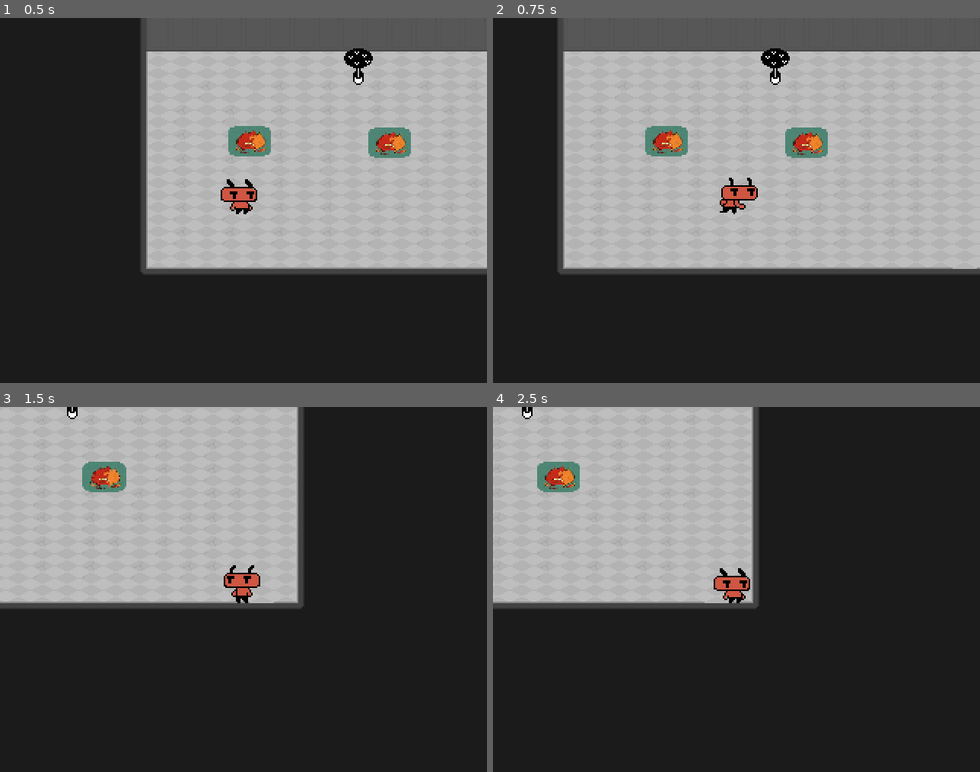
Above: before the commit, frames 1-4 (two rows, left to right).
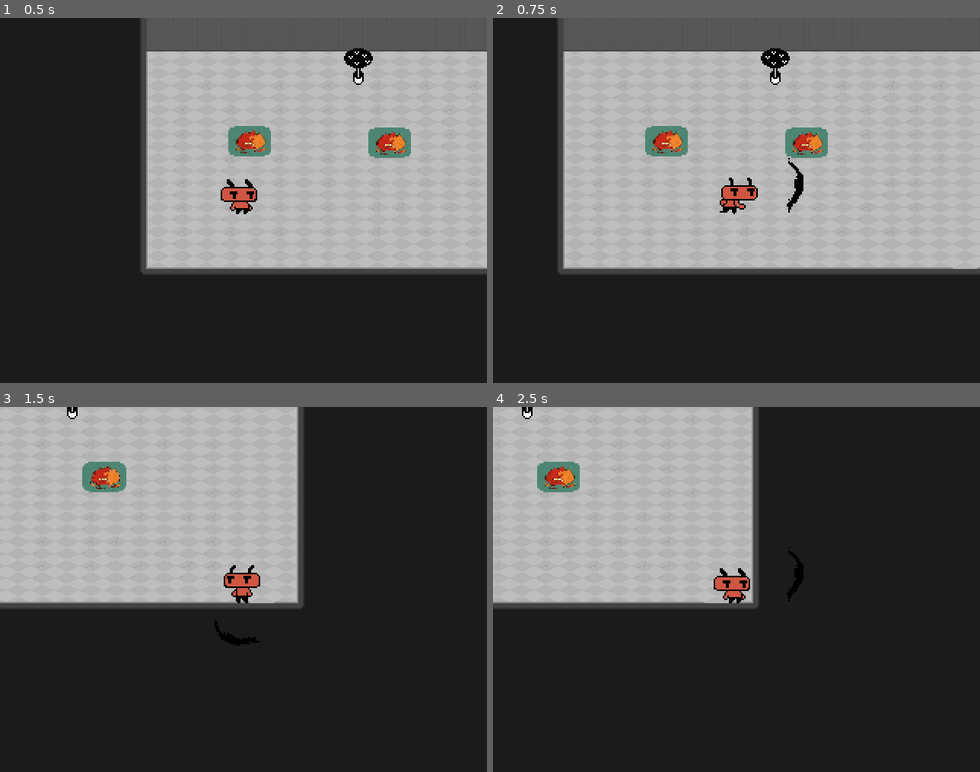
Above: after the commit, the same moments.

Repository: dead-rabbit-studio/hell-scout
Game: Godot game, scene res://main_game.tscn
The game is run twice, just before and just after one commit, with the same random seed, the same clock (stepped at 60 frames per second) and the same inputs.
Inputs:
- Up to frame 1 (0.5 s): no input
- Up to frame 2 (0.75 s): tap Enter at 0.5 s; hold Right (move_right) from 0.53 s (still down); tap Space (attack) at 0.6 s
- Up to frame 3 (1.5 s): release Right (move_right) at 1.28 s; hold Down (move_down) from 1.28 s (still down); tap Space (attack) at 1.35 s
- Up to frame 4 (2.5 s): release Down (move_down) at 2.03 s; hold Right (move_right) from 2.03 s (still down); tap E (interact) at 2.1 s; tap Space (attack) at 2.3 s

Frame 1 is identical in both runs. In frame 2, 0.2% of the frame differs, in the area x 60-64%, y 38-54%; in frame 3, 0.2%; in frame 4, 0.2%.

Commit message:
fix: melee attack animation and lifecycle
- Fix melee attack instance management in Player.gd
- Add debug logging to track animation states
- Set animation to not loop in melee_attack.tscn
- Properly initialize melee attack with position and direction
- Fix signal connections and cleanup
- Remove outdated code references

Diff:
--- a/player/scouter/Player.gd
+++ b/player/scouter/Player.gd
@@ -17,7 +17,8 @@
 var _current_direction_vector: Vector2 = Vector2.ZERO
 var _last_direction: Vector2 = Vector2.RIGHT
 
-var _MeleeAttack: Area2D = preload(R.scenes.melee_attack).instantiate()
+var _melee_attack_scene = preload(R.scenes.melee_attack)
+var _current_melee_attack: Area2D = null
 
 func take_damage(damage: float):
 	health.damage(damage)
@@ -25,19 +26,14 @@
 func die():
 	print_debug(R.strings.player_has_died)
 	controller.is_enabled = false
-	remove_child(_MeleeAttack)
+	if _current_melee_attack != null:
+		_current_melee_attack.queue_free()
+		_current_melee_attack = null
 	animation_tree.active = false
 
 func _ready() -> void :
 	health.max_health = max_health
 	health.is_mortal = true
-	connect("changed_direction", _MeleeAttack._on_player_changed_direction)
-	connect("player_position_update", _MeleeAttack._on_player_position_update)
-
-func _process(_delta: float) -> void:
-	if is_alive:
-		if _MeleeAttack.get_parent() != null && !_MeleeAttack.is_attacking:
-			remove_child(_MeleeAttack)
 
 func _physics_process(_delta: float) -> void:
 	if !is_alive:
@@ -64,12 +60,15 @@
 	interactor.interact()
 
 func _on_controller_attacked(_is_attacking:bool) -> void:
-	print("Player on controller attacked")
 	if _is_attacking and is_alive:
-		if _MeleeAttack.get_parent() == null:
-			add_child(_MeleeAttack)
-		print("attacking")
-	_MeleeAttack.attack(_is_attacking)
+		if _current_melee_attack == null:
+			_current_melee_attack = _melee_attack_scene.instantiate()
+			add_child(_current_melee_attack)
+			_current_melee_attack.connect("tree_exiting", func(): _current_melee_attack = null)
+			# Initialize the attack with current position and direction
+			_current_melee_attack._on_player_position_update(global_position)
+			_current_melee_attack._on_player_changed_direction(_last_direction)
+		_current_melee_attack.attack(_is_attacking)
 
 func _on_controller_moved(direction:Vector2) -> void:
 	_move_player(direction)
--- a/weapons/melee_attack.gd
+++ b/weapons/melee_attack.gd
@@ -6,60 +6,63 @@
 @onready var _attack_vfx = $AttackVfx
 var player_position: Vector2 = Vector2.ZERO
 
-func _process(_delta):
-    if is_attacking:
-        _attack_vfx.play("attack")
-        print("attack: " + str(attack_direction))
+func attack(attacking) -> void:
+	print_debug("Attack called with: ", attacking)
 
-func attack(attacking) -> void:
-    print("attack: " + str(attacking))
+	if _attack_vfx.is_playing():
+		print_debug("Attack animation already playing")
+		return
 
-    is_attacking = attacking
-    if is_attacking:
-        const melee_attack_vertical_size = Vector2(64, 32)
-        const melee_attack_horizontal_size = Vector2(32, 64)
-        var flip_h = false
-        var flip_v = false
+	is_attacking = attacking
+	if is_attacking:
+		const melee_attack_vertical_size = Vector2(64, 32)
+		const melee_attack_horizontal_size = Vector2(32, 64)
+		var flip_h = false
+		var flip_v = false
 
-        if attack_direction == Vector2.LEFT:
-            _set_attack_position(Vector2(-melee_attack_horizontal_size.x, 0))
-            _set_attack_shape(melee_attack_horizontal_size)
-            _attack_vfx.rotation = 0
-            flip_h = true
-        elif attack_direction == Vector2.UP:
-            _set_attack_position(Vector2(0, -melee_attack_vertical_size.y))
-            _set_attack_shape(melee_attack_vertical_size)
-            _attack_vfx.rotation = -90
-            flip_v = true
-        elif attack_direction == Vector2.RIGHT:
-            _set_attack_position(Vector2(melee_attack_horizontal_size.x, 0))
-            _set_attack_shape(melee_attack_horizontal_size)
-            _attack_vfx.rotation = 0
-            flip_h = false
-        elif attack_direction == Vector2.DOWN:
-            _set_attack_position(Vector2(0, melee_attack_vertical_size.y))
-            _set_attack_shape(melee_attack_vertical_size)
-            _attack_vfx.rotation = 90
-            flip_v = true
+		if attack_direction == Vector2.LEFT:
+			_set_attack_position(Vector2(-melee_attack_horizontal_size.x, 0))
+			_set_attack_shape(melee_attack_horizontal_size)
+			_attack_vfx.rotation = 0
+			flip_h = true
+		elif attack_direction == Vector2.UP:
+			_set_attack_position(Vector2(0, -melee_attack_vertical_size.y))
+			_set_attack_shape(melee_attack_vertical_size)
+			_attack_vfx.rotation = -90
+			flip_v = true
+		elif attack_direction == Vector2.RIGHT:
+			_set_attack_position(Vector2(melee_attack_horizontal_size.x, 0))
+			_set_attack_shape(melee_attack_horizontal_size)
+			_attack_vfx.rotation = 0
+			flip_h = false
+		elif attack_direction == Vector2.DOWN:
+			_set_attack_position(Vector2(0, melee_attack_vertical_size.y))
+			_set_attack_shape(melee_attack_vertical_size)
+			_attack_vfx.rotation = 90
+			flip_v = true
 
-        _attack_vfx.flip_h = flip_h
-        _attack_vfx.flip_v = flip_v
+		print_debug("Playing attack animation in direction: ", attack_direction)
+		_attack_vfx.flip_h = flip_h
+		_attack_vfx.flip_v = flip_v
+		_attack_vfx.play("attack")
+		print_debug("Animation started playing: ", _attack_vfx.is_playing())
 
 func _set_attack_position(new_position: Vector2) -> void:
-    global_position = player_position + new_position
+	global_position = player_position + new_position
+	print_debug("Set attack position to: ", global_position)
 
 func _set_attack_shape(size: Vector2) -> void:
-    _melee_area_shape.size = size
+	_melee_area_shape.size = size
 
 func _on_player_changed_direction(direction: Vector2):
-    attack_direction = direction;
+	print_debug("Direction changed to: ", direction)
+	attack_direction = direction
 
 func _on_player_position_update(player_position_update: Vector2):
-    player_position = player_position_update
+	player_position = player_position_update
 
 func _on_attack_vfx_animation_finished() -> void:
-    print_debug("Animation finished")
-    _attack_vfx.pause()
-    _attack_vfx.frame_progress = 0
-
-    queue_free()
+	print_debug("Animation finished")
+	_attack_vfx.pause()
+	_attack_vfx.frame_progress = 0
+	queue_free()
--- a/weapons/melee_attack.tscn
+++ b/weapons/melee_attack.tscn
@@ -58,7 +58,7 @@
 "duration": 1.0,
 "texture": SubResource("AtlasTexture_ioh64")
 }],
-"loop": true,
+"loop": false,
 "name": &"attack",
 "speed": 14.0
 }]
